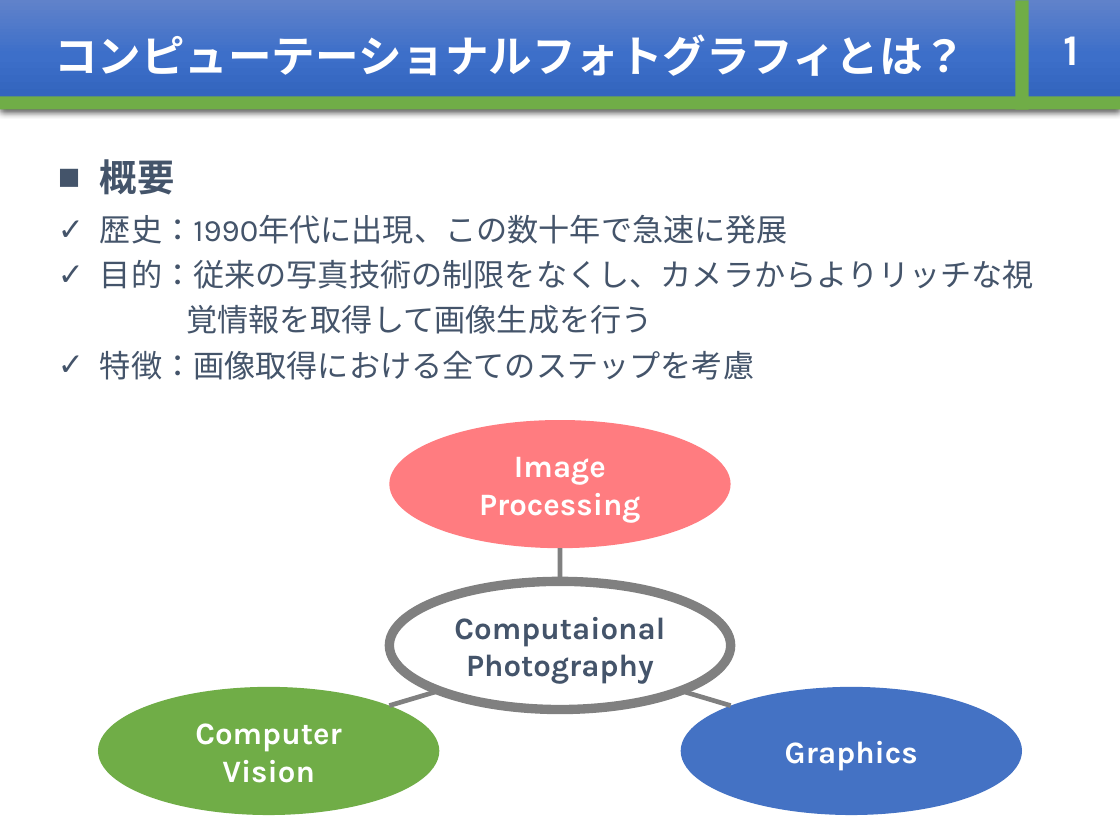
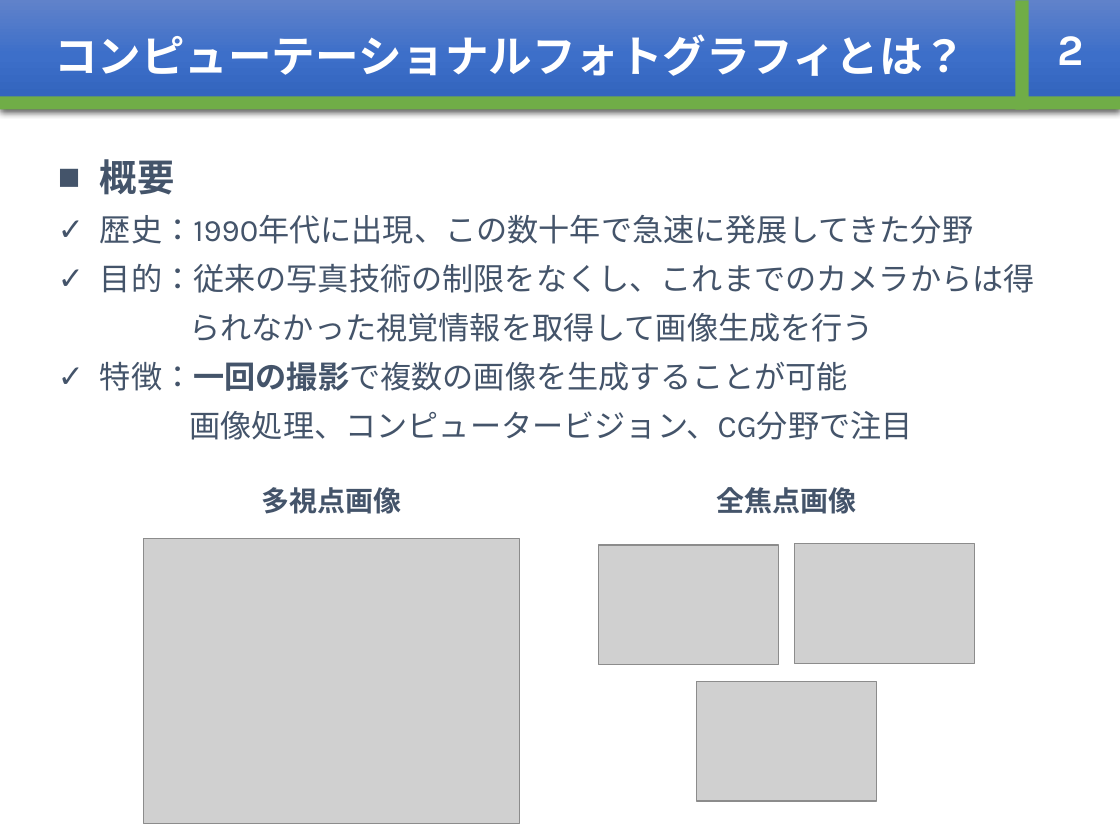
Before and after one commit to whcitizen/citizen_thesis, a slide deck: slide 3 of 03_mid_presentation/mid-presentation_20180219.pptx (slide 2 before the commit). Drawn at 1120x840 pixels with LibreOffice and Linux fonts; fonts in the diff are those of the drawing; grey boxes stand for pictures. Boxes give left, top, right and bottom in pixels: in the first picture for what was removed or moved away, otherwise in the second. Text is boxed around its words. In the diff, an @@ line names an element or a change of style, - is before the commit and + after.

```diff
--- a/03_mid_presentation/mid-presentation_20180219.pptx
+++ b/03_mid_presentation/mid-presentation_20180219.pptx
@@ text at (x1=1058, y1=36, x2=1084, y2=65): text changed @@
-1
+2
@@ text at (x1=100, y1=215, x2=1035, y2=440): text changed @@
-✓ 歴史：1990年代に出現、この数十年で急速に発展
-✓ 目的：従来の写真技術の制限をなくし、カメラからよりリッチな視
-覚情報を取得して画像生成を行う
-✓ 特徴：画像取得における全てのステップを考慮
+✓ 歴史：1990年代に出現、この数十年で急速に発展してきた分野
+✓ 目的：従来の写真技術の制限をなくし、これまでのカメラからは得
+られなかった視覚情報を取得して画像生成を行う
+✓ 特徴：一回の撮影で複数の画像を生成することが可能
+画像処理、コンピュータービジョン、CG分野で注目
@@ ellipse removed at (x1=390, y1=420, x2=731, y2=548) @@
-Image Processing
@@ text added at (x1=262, y1=487, x2=402, y2=514), 18 pt, text #44546A, bold @@
+多視点画像
@@ text added at (x1=716, y1=487, x2=856, y2=514), 18 pt, text #44546A, bold @@
+全焦点画像
@@ picture added at (x1=143, y1=539, x2=519, y2=823) @@
@@ line removed from (560, 548) to (560, 581) @@
@@ picture added at (x1=598, y1=545, x2=777, y2=665) @@
@@ picture added at (x1=794, y1=544, x2=973, y2=664) @@
@@ ellipse removed at (x1=390, y1=581, x2=731, y2=709) @@
-Computaional
-Photography
@@ ellipse removed at (x1=97, y1=687, x2=439, y2=814) @@
-Computer Vision
@@ ellipse removed at (x1=681, y1=687, x2=1023, y2=814) @@
-Graphics
@@ picture added at (x1=697, y1=681, x2=876, y2=801) @@
@@ line removed from (390, 706) to (439, 691) @@
@@ line removed from (681, 691) to (730, 706) @@
```
Also in this commit, not shown: 14 other slides changed, 1 slide added, 1 slide removed, 8 other files.
